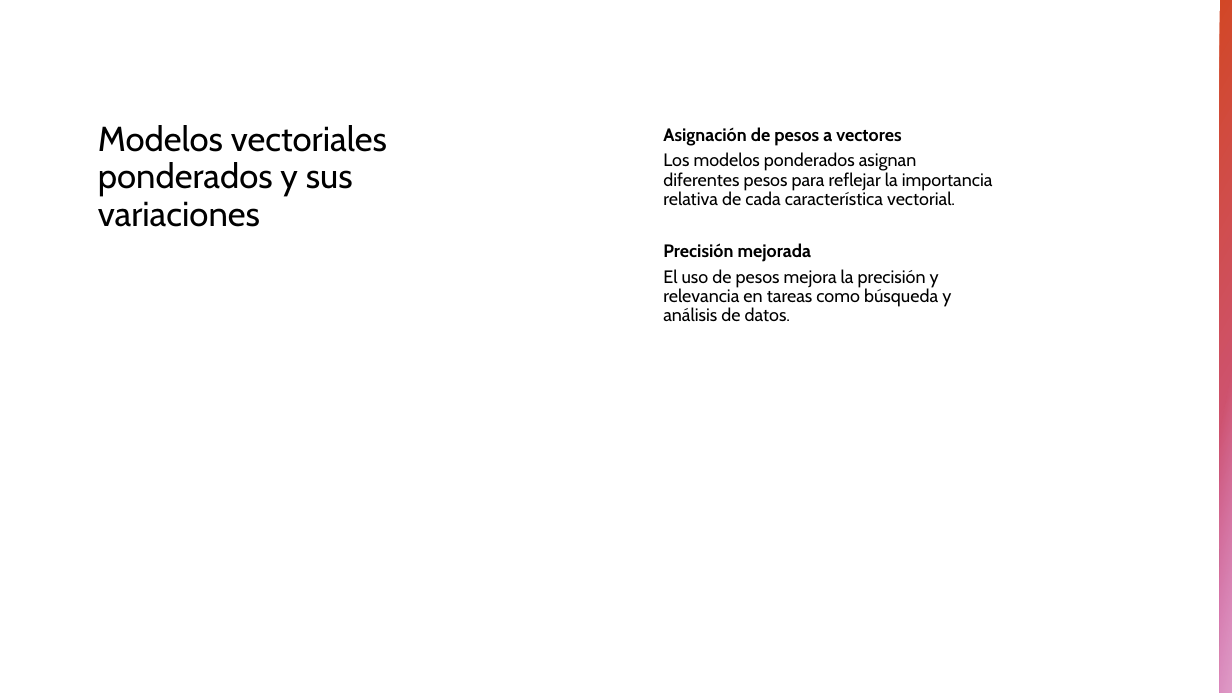
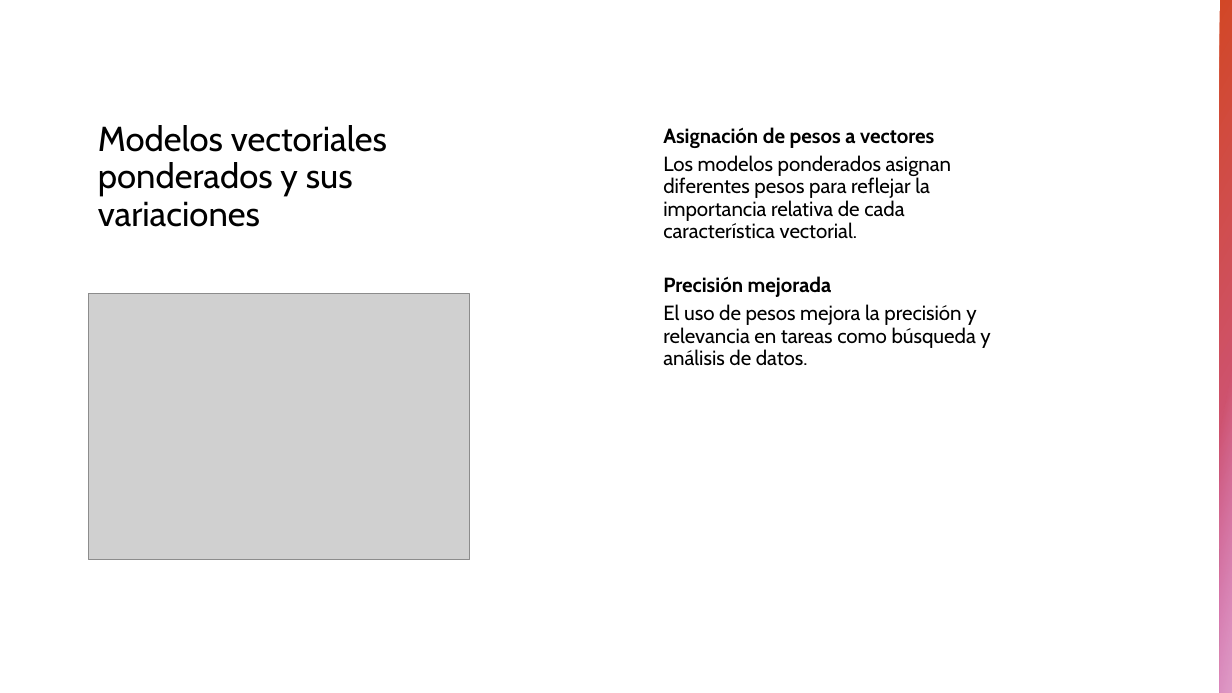
Before and after one commit to luisgg121/ML-Actividad-02, a slide deck: slide 13 of Infografía sobre Tipos de Modelos Vectoriales y sus aplicaciones.pptx. Drawn at 1232x693 pixels with LibreOffice and Linux fonts; fonts in the diff are those of the drawing; grey boxes stand for pictures. Boxes give left, top, right and bottom in pixels: in the first picture for what was removed or moved away, otherwise in the second. Text is boxed around its words. In the diff, an @@ line names an element or a change of style, - is before the commit and + after.

```diff
--- a/Infografía sobre Tipos de Modelos Vectoriales y sus aplicaciones.pptx
+++ b/Infografía sobre Tipos de Modelos Vectoriales y sus aplicaciones.pptx
@@ text "Asignación de pesos a vectores" at [663, 127, 990, 366]: size 14 to 16 pt @@
@@ picture added at [89, 294, 470, 560] @@
```
Also in this commit, not shown: 4 other slides changed, 3 other files.
